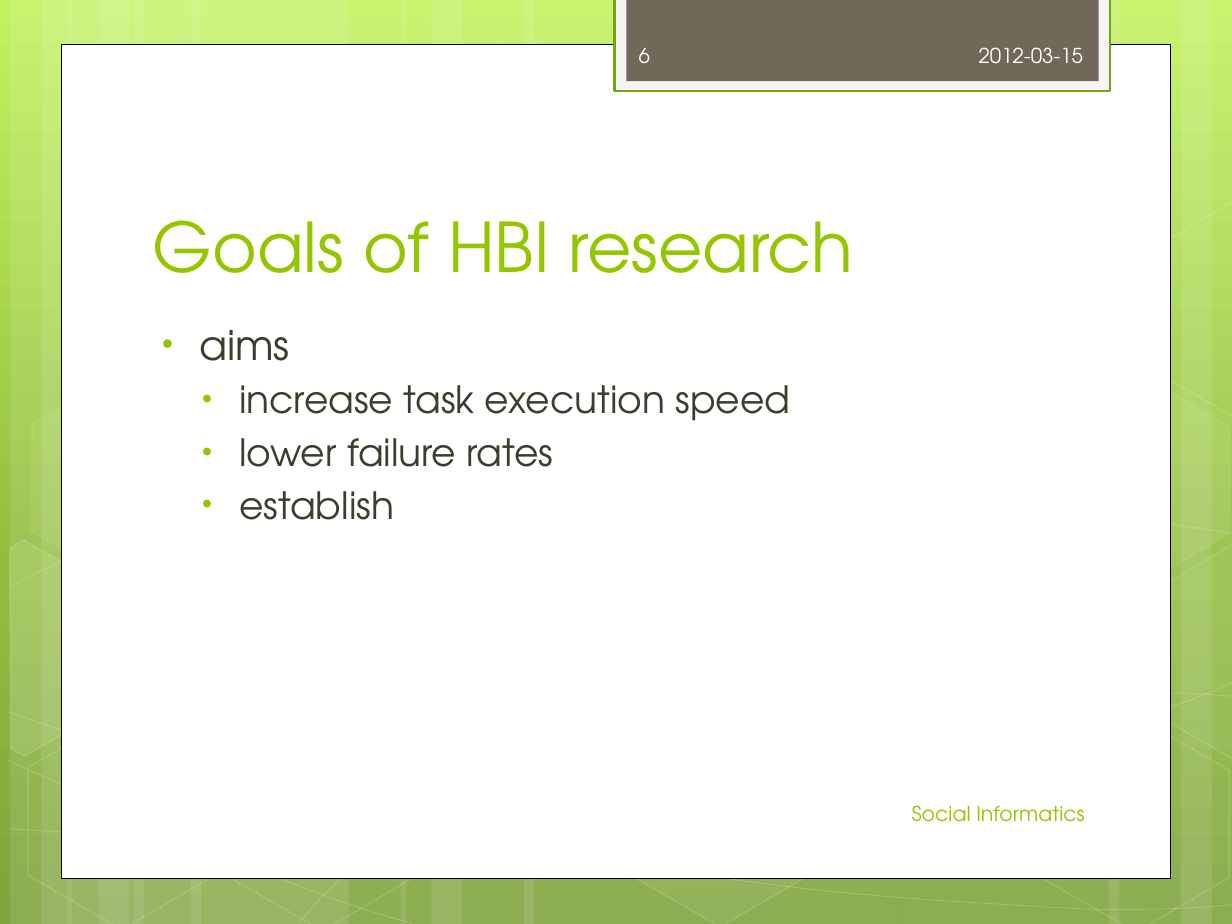
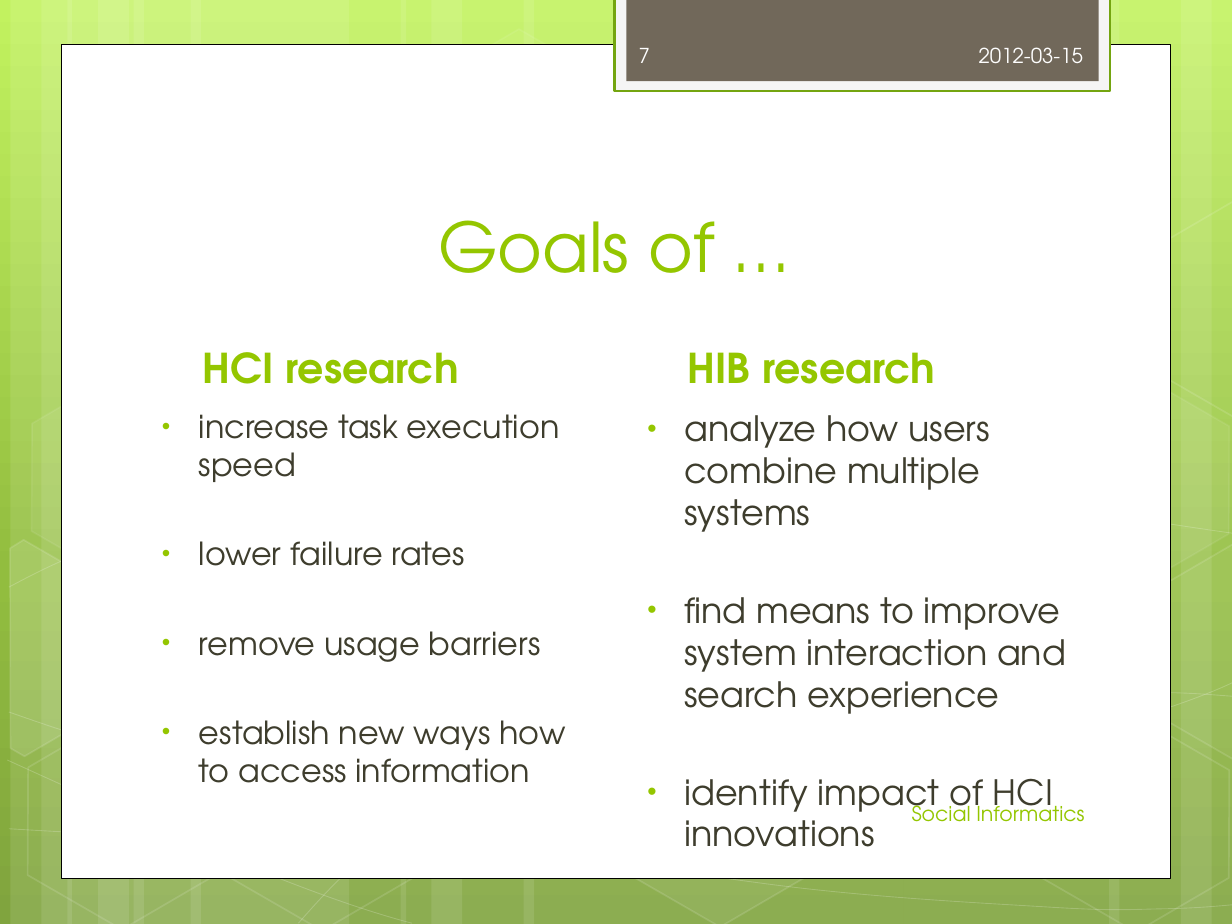
Before and after one commit to jrehwaldt/UT-12SS-Social-Informatics, a slide deck: slide 7 of 2012-03-12_Aleksandra Kurbatova_Jan Rehwaldt_Human-Computer Interaction.pptx (slide 6 before the commit). Drawn at 1232x924 pixels with LibreOffice and Linux fonts; fonts in the diff are those of the drawing. Boxes give left, top, right and bottom in pixels: in the first picture for what was removed or moved away, otherwise in the second. Text is boxed around its words. In the diff, an @@ line names an element or a change of style, - is before the commit and + after.

Commit message:
* slides

```diff
--- a/2012-03-12_Aleksandra Kurbatova_Jan Rehwaldt_Human-Computer Interaction.pptx
+++ b/2012-03-12_Aleksandra Kurbatova_Jan Rehwaldt_Human-Computer Interaction.pptx
@@ page number at [639, 48, 650, 63]: text changed @@
-6
+7
@@ title at [438, 220, 714, 273]: text changed @@
-Goals of HBI research
+Goals of …
@@ text at [199, 330, 290, 361]: paragraph removed @@
-• aims
@@ text added at [203, 352, 459, 384], 24 pt, text #94C600, bold @@
+HCI research
@@ text added at [688, 352, 935, 384], 24 pt, text #94C600, bold @@
+HIB research
@@ text "increase task execution speed": place and size @@
-text "increase task execution speed" at [199, 330, 791, 520]
+text "increase task execution speed" at [199, 414, 565, 783]
@@ text at [199, 414, 560, 566]: size 22 to 18.6 pt in "increase task execution speed", "lower failure rates"; list level 2 to 1 in "increase task execution speed"; list level 2 to 1 in "lower failure rates" @@
@@ text added at [684, 415, 1066, 847], 20.4 pt, text #3E3D2D @@
+• analyze how users combine multiple systems
+• find means to improve system interaction and search experience
+• identify impact of HCI innovations
@@ text at [199, 631, 565, 783]: text changed; size 22 to 18.6 pt @@
-  • establish
+• remove usage barriers
+• establish new ways how to access information
```
Also in this commit, not shown: 4 other slides changed, 1 slide added.
